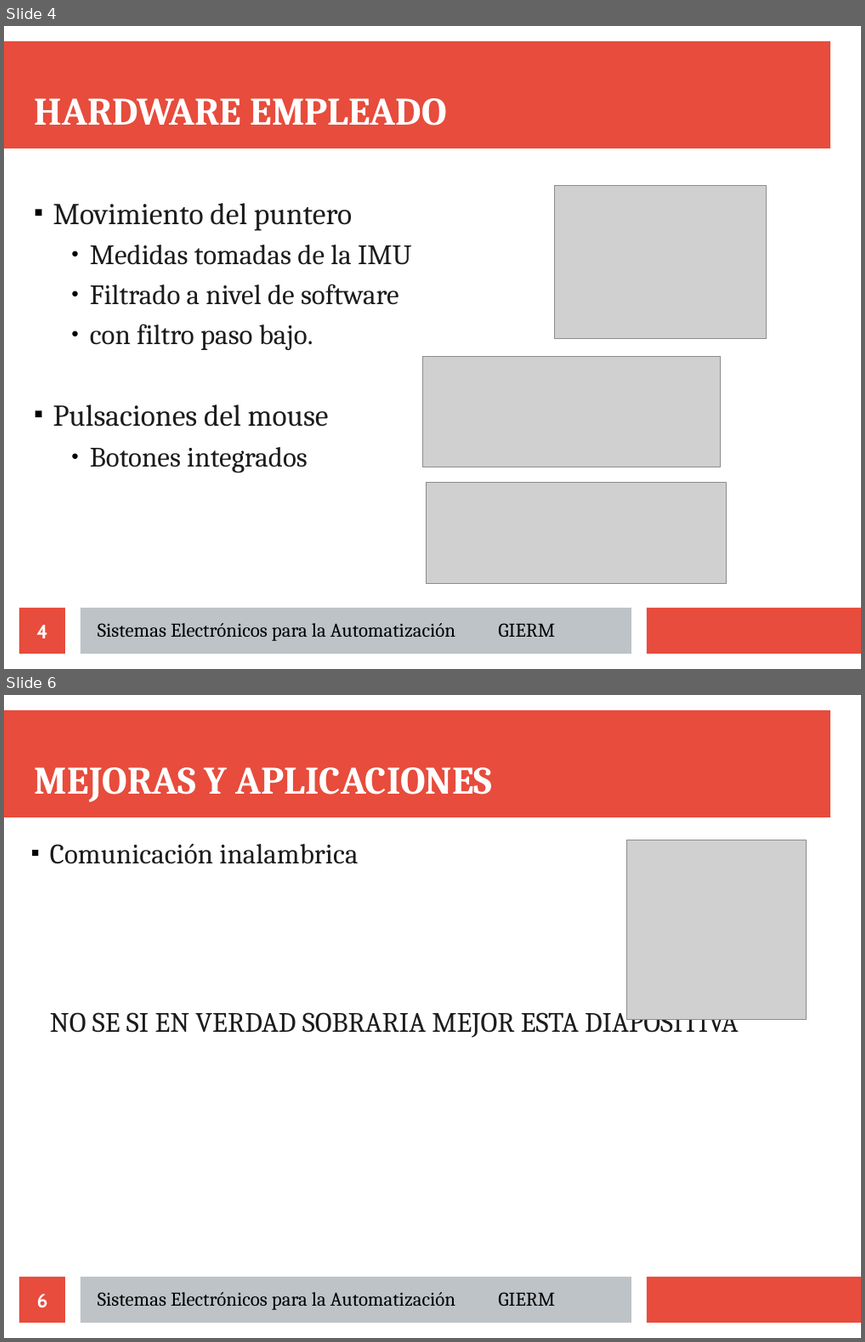
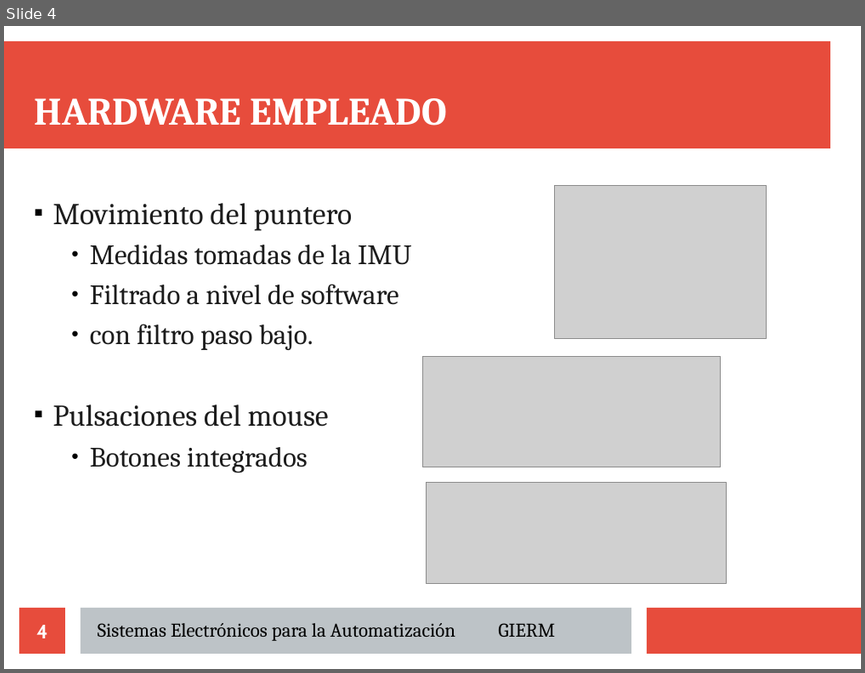
Before and after one commit to Richard-Haes-Ellis/Tiwiimo, a slide deck: docs/presentacion/defensa.odp. Shown one above the other, each under a label of ours: slides 4 and 6 before the commit, slide 4 after it; the slides between them are not shown. The pictures are 865x1342 and 865x673 pixels, drawn with LibreOffice and Linux fonts; fonts in the diff are those of the drawing; grey boxes stand for pictures. Boxes give left, top, right and bottom in pixels: in the first picture for what was removed or moved away, otherwise in the second. Text is boxed around its words. In the diff, an @@ line names an element or a change of style, - is before the commit and + after.

```diff
--- a/docs/presentacion/defensa.odp
+++ b/docs/presentacion/defensa.odp
@@ slide 6 removed at box(4, 695, 861, 1338), background #FFFFFF; not listed: 3 template elements that a slide beside it also shows @@
@@ title removed at box(35, 767, 493, 802) @@
-MEJORAS Y APLICACIONES
@@ subtitle removed at box(50, 844, 738, 1038) @@
-■ Comunicación inalambrica
-NO SE SI EN VERDAD SOBRARIA MEJOR ESTA DIAPOSITIVA
@@ picture removed at box(627, 840, 806, 1020) @@
@@ page number removed at box(19, 1276, 65, 1322) @@
-6
@@ text removed at box(98, 1292, 555, 1310) @@
-Sistemas Electrónicos para la Automatización GIERM
```
Also in this commit, not shown: 5 slides changed, 1 slide added, 5 other files.
